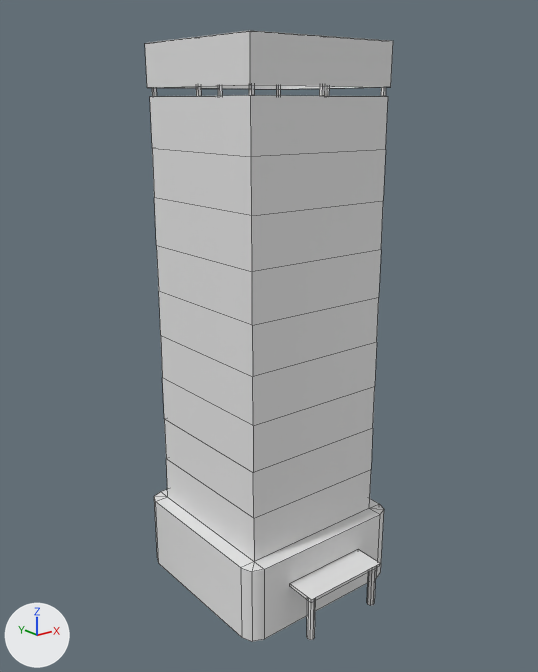
The FBX model Assets/Models/Structures/Hotel.fbx, before and after one commit.
Rendered twice from a camera (50 mm lens) standing at (-28.82, -36.22, 31.65) and looking at (-0.4, -0.7, 17.44). Arrows for +X, +Y and +Z are at lower left; the lights stay in place. Mesh edges are drawn as thin lines. Where no turn or scale is listed for an object, it has been applied to the vertices. Vertices at the same position are counted once.

Objects in the first picture: 'Hotel'.
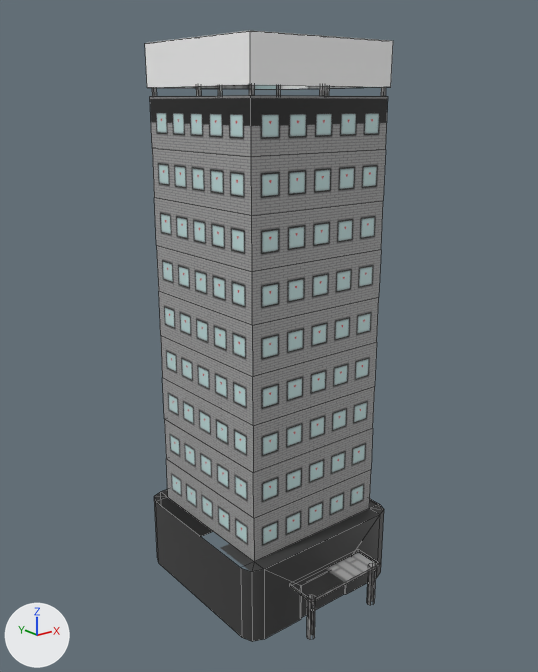
What the commit changed:
Picture 'Hotel.png' (img_hotel_png) is new.
In material 'Material' (mat_material), base_color is no longer (0.8, 0.8, 0.8), white #e7e7e7.
In material 'Material' (mat_material), texture is now set to img_hotel_png, with its transparency.
me_hotel is used by ob_hotel; location (0.0, 0.0, 0.0).
Verts and faces of me_hotel; kept vertices keep their numbers, new ones are numbered from 184.
Before the commit, vertices of me_hotel: 167 (5.0, -6.0, 0.0) at pixel (376, 577), 173 (-5.0, -6.0, 5.0) at pixel (264, 569), 175 (-5.0, -6.0, 0.0) at pixel (264, 639), 178 (5.0, -6.0, 5.0) at pixel (380, 514).
me_hotel had 184 vertices, 138 faces and spanned x -6.0..6.0, y -8.0..6.0, z 0.0..35.0.
me_hotel now has 192 vertices, 144 faces and spans x -6.0..6.0, y -8.0..6.0, z 0.0..35.0.
Part 1, on me_hotel:
Faces deleted: (167, 178, 173, 175).
New vertex 184 is at (-2.0, -6.0, 0.0), pixel (301, 619).
New vertex 185 is at (2.0, -6.0, 0.0), pixel (345, 594).
New vertex 186 is at (2.0, -6.0, 2.5).
New vertex 187 is at (-2.0, -6.0, 2.5), pixel (301, 585).
New vertices 188 to 191 stand at vertices 184 to 187, in that order, plus (0.0, 0.1, 0.0).
New faces: (167, 178, 186, 185), (173, 175, 184, 187), (173, 187, 186, 178), (188, 189, 190, 191), (186, 187, 191, 190), (185, 186, 190, 189).
New faces: (184, 188, 191, 187).
me_hotel part 2: 137 kept faces spanning x -6.0..6.0, y -8.0..6.0, z 0.0..35.0 get new texture (UV) coordinates.

Boxes (x1, y1, x2, y2) around the edits, measured in the pictures (538 x 672 px):
'Hotel', surface changed, reshaped
    both: (145, 30, 393, 642)
part 1 of me_hotel, built on
    both: (264, 515, 380, 639)
part 2 of me_hotel, surface changed
    both: (145, 30, 393, 642)
